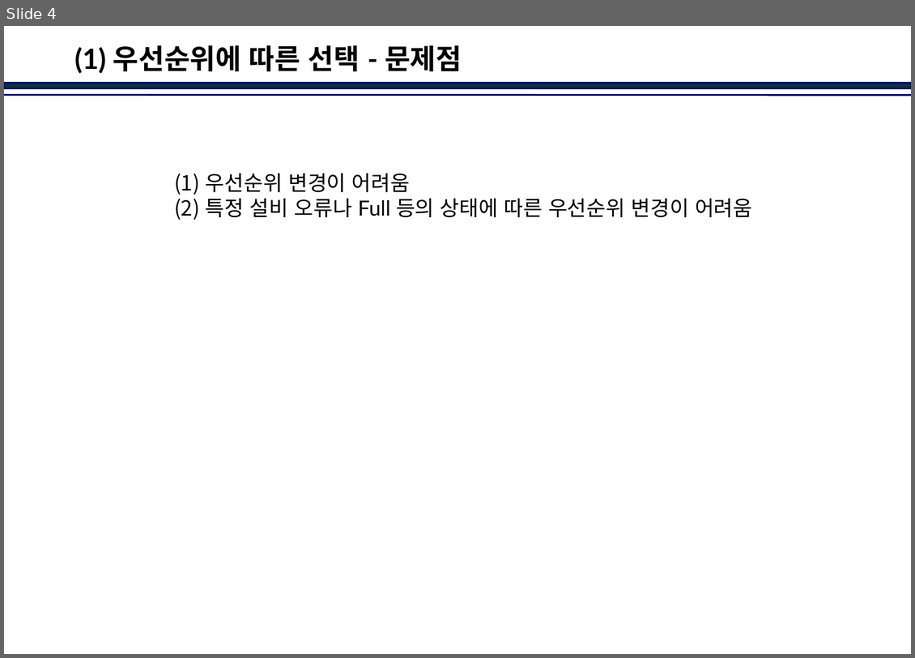
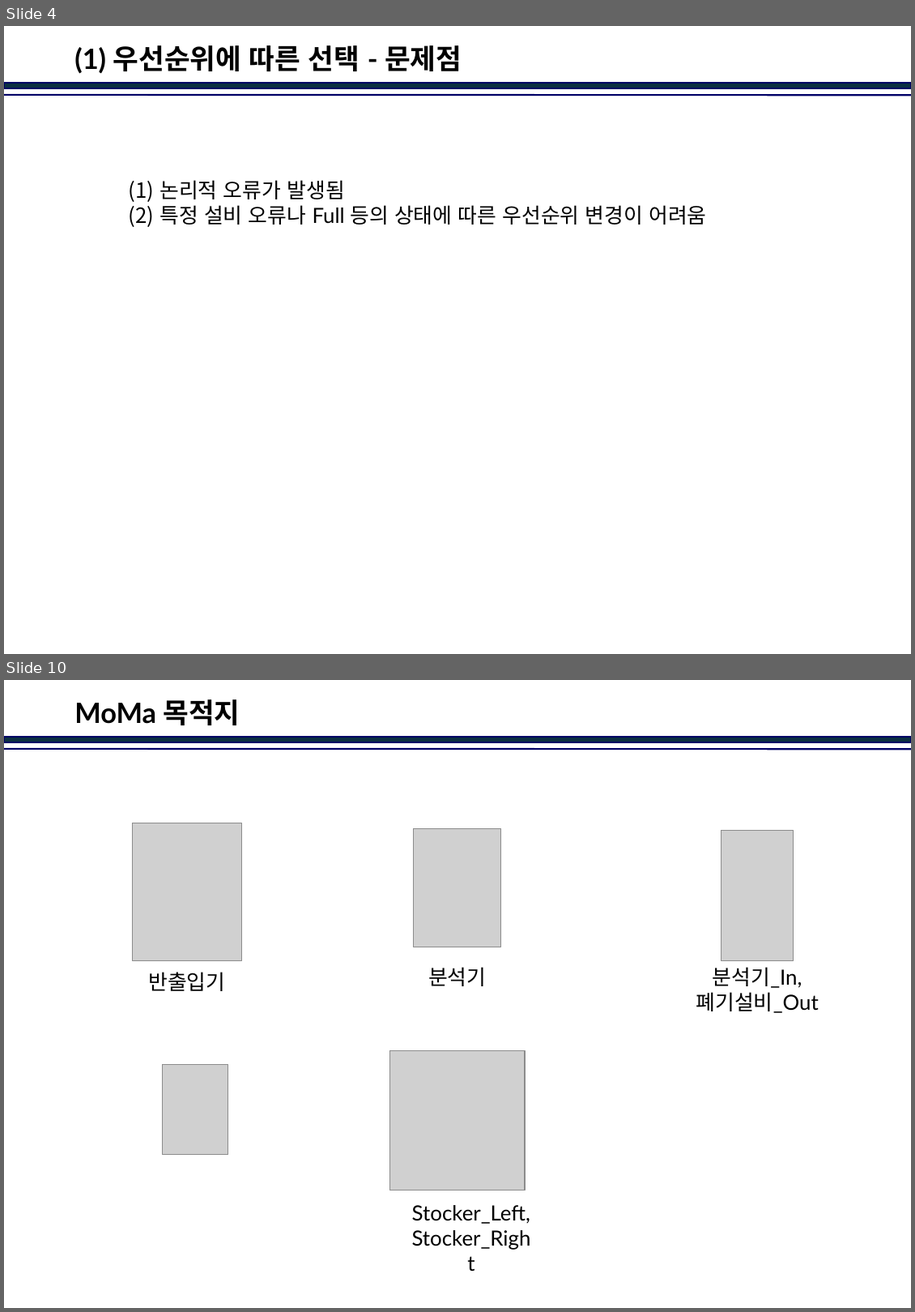
Before and after one commit to jinkabpark/SamickThk_Analysis, a slide deck: 허종원/Dispatcher in Action.pptx. Shown one above the other, each under a label of ours: slide 4 before the commit, slides 4 and 10 after it; the slides between them are not shown. The pictures are 915x658 and 915x1312 pixels, drawn with LibreOffice and Linux fonts; fonts in the diff are those of the drawing; grey boxes stand for pictures; background and template pictures are left out. Boxes give left, top, right and bottom in pixels: in the first picture for what was removed or moved away, otherwise in the second. Text is boxed around its words. In the diff, an @@ line names an element or a change of style, - is before the commit and + after.

```diff
--- a/허종원/Dispatcher in Action.pptx
+++ b/허종원/Dispatcher in Action.pptx
@@ slide 10 added at <box>4,680,911,1308</box>, background #FFFFFF; not listed: 2 template elements that a slide beside it also shows @@
@@ title added at <box>74,699,241,725</box>, 24 pt, text #000000, bold @@
+MoMa 목적지
@@ picture added at <box>132,823,241,961</box> @@
@@ picture added at <box>414,829,501,947</box> @@
@@ picture added at <box>722,830,794,960</box> @@
@@ text added at <box>428,967,486,986</box>, 18 pt, text #000000 @@
+분석기
@@ text added at <box>697,967,819,1013</box>, 18 pt, text #000000 @@
+분석기_In,
+폐기설비_Out
@@ text added at <box>148,972,225,991</box>, 18 pt, text #000000 @@
+반출입기
@@ picture added at <box>163,1065,228,1155</box> @@
@@ picture added at <box>390,1051,525,1191</box> @@
@@ text added at <box>412,1205,531,1249</box>, 18 pt, text #000000 @@
+Stocker_Left,
+Stocker_Right
@@ slide 4 changed as well @@
@@ text "논리적 오류가 발생됨": place and size @@
-text "논리적 오류가 발생됨" at <box>206,173,752,217</box>
+text "논리적 오류가 발생됨" at <box>160,180,706,224</box>
@@ text at <box>160,180,344,199</box>: text changed @@
-(1) 우선순위 변경이 어려움
+(1) 논리적 오류가 발생됨
```
Also in this commit, not shown: 7 other slides changed, 20 other slides added, 16 slides removed.
